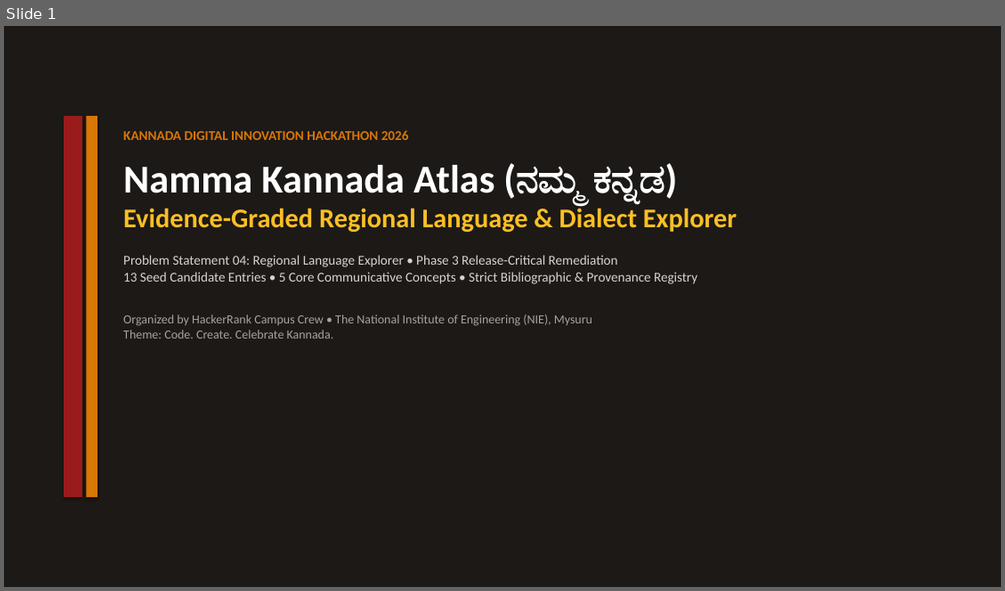
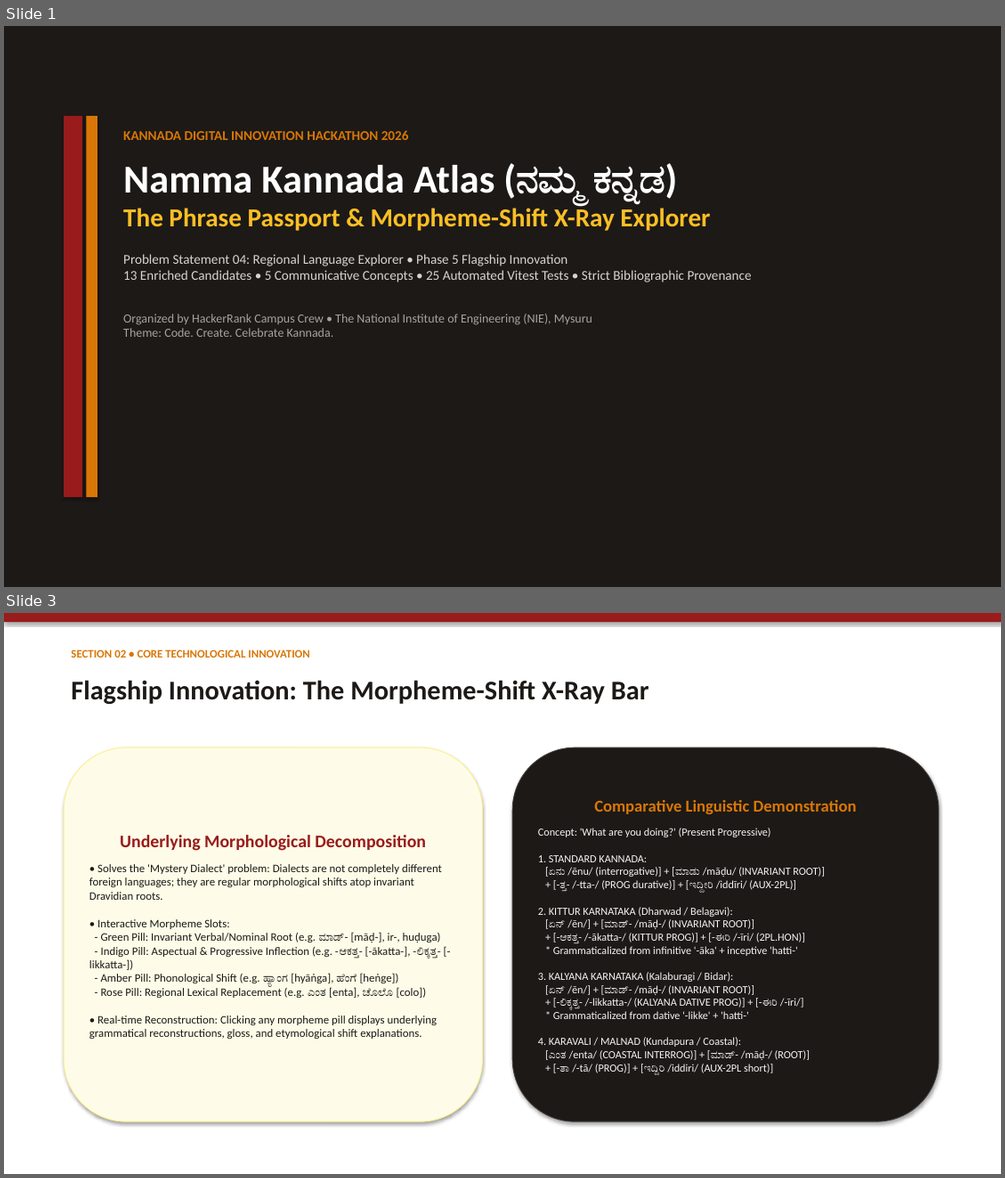
Before and after one commit to anandaram240-wq/yatrika-ai, a slide deck: Namma_Kannada_Regional_Explorer_Presentation.pptx. Shown one above the other, each under a label of ours: slide 1 before the commit, slides 1 and 3 after it; the slides between them are not shown. The pictures are 1005x591 and 1005x1178 pixels, drawn with LibreOffice and Linux fonts; fonts in the diff are those of the drawing. Boxes give left, top, right and bottom in pixels: in the first picture for what was removed or moved away, otherwise in the second. Text is boxed around its words. In the diff, an @@ line names an element or a change of style, - is before the commit and + after.

Commit message:
feat(phase-5): implement Phrase Passport, Morpheme-Shift X-Ray, Knowledge-Gap view, and 25 Vitest tests

```diff
--- a/Namma_Kannada_Regional_Explorer_Presentation.pptx
+++ b/Namma_Kannada_Regional_Explorer_Presentation.pptx
@@ slide 3 added at [4, 613, 1001, 1174], background #FFFFFF @@
@@ rectangle added at [4, 613, 1001, 622], fill #991B1B @@
@@ text added at [71, 649, 309, 657], 11 pt, text #D97706, bold @@
+SECTION 02 • CORE TECHNOLOGICAL INNOVATION
@@ text added at [71, 680, 649, 704], 26 pt, text #1C1917, bold @@
+Flagship Innovation: The Morpheme-Shift X-Ray Bar
@@ rounded rectangle added at [64, 747, 483, 1121], fill #FEFCE8, outline #FEF08A 0.75 pt, 11 pt, text #1C1917 @@
+Underlying Morphological Decomposition
+• Solves the 'Mystery Dialect' problem: Dialects are not completely different foreign languages; they are regular morphological shifts atop invariant Dravidian roots.
+• Interactive Morpheme Slots:
+- Green Pill: Invariant Verbal/Nominal Root (e.g. ಮಾಡ್- [māḍ-], ir-, huḍuga)
+- Indigo Pill: Aspectual & Progressive Inflection (e.g. -ಆಕತ್ತ- [-ākatta-], -ಲಿಕ್ಕತ್ತ- [-likkatta-])
+- Amber Pill: Phonological Shift (e.g. ಹ್ಯಾಂಗ [hyāṅga], ಹೆಂಗೆ [heṅge])
+- Rose Pill: Regional Lexical Replacement (e.g. ಎಂತ [enta], ಚೊಲೊ [colo])
+• Real-time Reconstruction: Clicking any morpheme pill displays underlying grammatical reconstructions, gloss, and etymological shift explanations.
@@ rounded rectangle added at [512, 747, 938, 1121], fill #1C1917, outline #44403C 0.75 pt, 10.5 pt, text #F5F5F4 @@
+Comparative Linguistic Demonstration
+Concept: 'What are you doing?' (Present Progressive)
+1. STANDARD KANNADA:
+[ಏನು /ēnu/ (interrogative)] + [ಮಾಡು /māḍu/ (INVARIANT ROOT)]
++ [-ತ್ತ- /-tta-/ (PROG durative)] + [ಇದ್ದೀರಿ /iddīri/ (AUX-2PL)]
+2. KITTUR KARNATAKA (Dharwad / Belagavi):
+[ಏನ್ /ēn/] + [ಮಾಡ್- /māḍ-/ (INVARIANT ROOT)]
++ [-ಆಕತ್ತ- /-ākatta-/ (KITTUR PROG)] + [-ಈರಿ /-īri/ (2PL.HON)]
+* Grammaticalized from infinitive '-āka' + inceptive 'hatti-'
+3. KALYANA KARNATAKA (Kalaburagi / Bidar):
+[ಏನ್ /ēn/] + [ಮಾಡ್- /māḍ-/ (INVARIANT ROOT)]
++ [-ಲಿಕ್ಕತ್ತ- /-likkatta-/ (KALYANA DATIVE PROG)] + [-ಈರಿ /-īri/]
+* Grammaticalized from dative '-likke' + 'hatti-'
+4. KARAVALI / MALNAD (Kundapura / Coastal):
+[ಎಂತ /enta/ (COASTAL INTERROG)] + [ಮಾಡ್- /māḍ-/ (ROOT)]
++ [-ತಾ /-tā/ (PROG)] + [ಇದ್ದಿರಿ /iddiri/ (AUX-2PL short)]
@@ slide 1 changed as well @@
@@ text at [123, 205, 752, 282]: text changed @@
-Evidence-Graded Regional Language & Dialect Explorer
-Problem Statement 04: Regional Language Explorer • Phase 3 Release-Critical Remediation
-13 Seed Candidate Entries • 5 Core Communicative Concepts • Strict Bibliographic & Provenance Registry
+The Phrase Passport & Morpheme-Shift X-Ray Explorer
+Problem Statement 04: Regional Language Explorer • Phase 5 Flagship Innovation
+13 Enriched Candidates • 5 Communicative Concepts • 25 Automated Vitest Tests • Strict Bibliographic Provenance
```
Also in this commit, not shown: 4 other slides changed, 2 other slides added, 1 slide removed, 13 other files.
